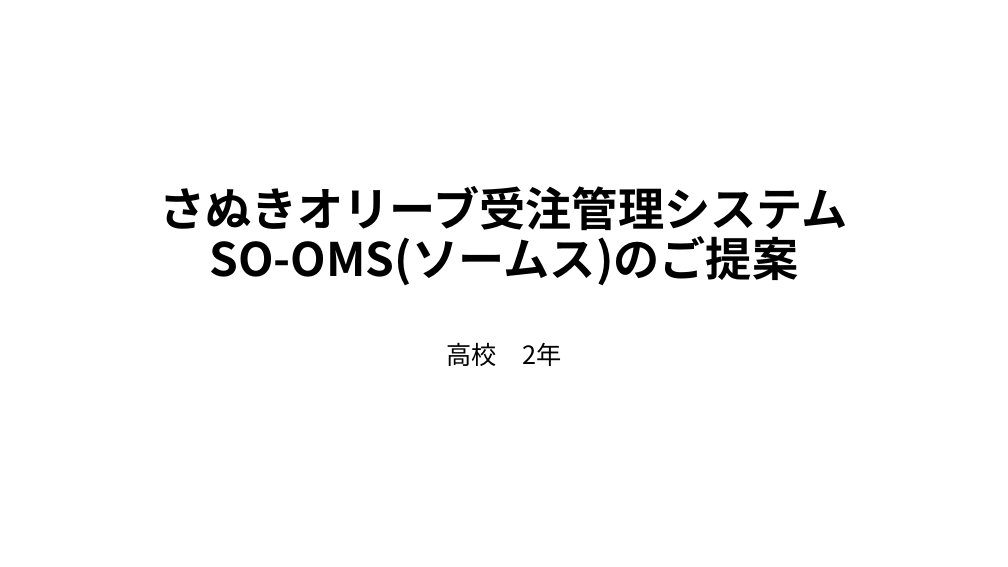
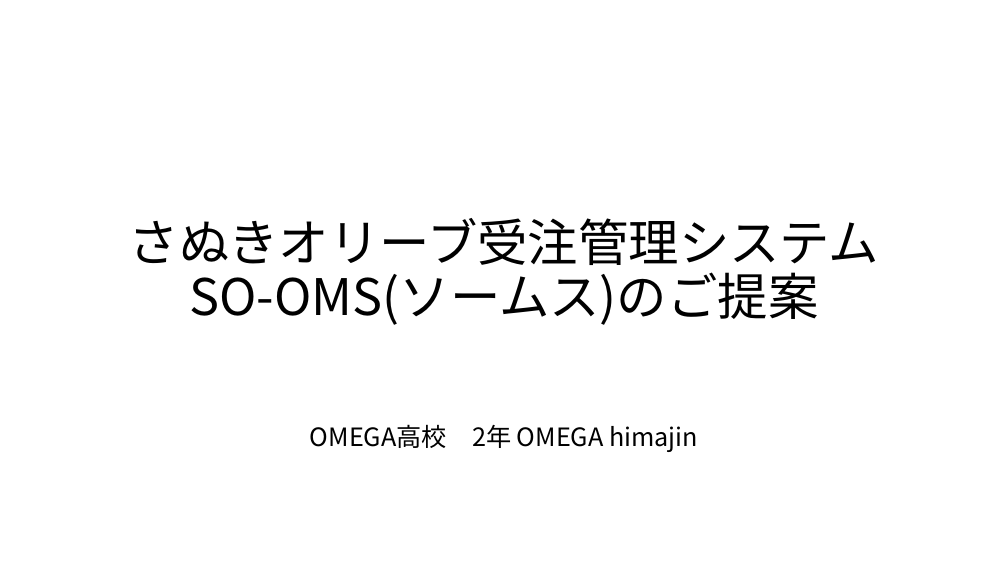
Before and after one commit to ASK-STEM-official/20_Jakunen_Demo, a slide deck: slide 1 of docs/業務用IT_プレゼン.pptx. Drawn at 1008x567 pixels with LibreOffice and Linux fonts; fonts in the diff are those of the drawing. Boxes give left, top, right and bottom in pixels: in the first picture for what was removed or moved away, otherwise in the second. Text is boxed around its words. In the diff, an @@ line names an element or a change of style, - is before the commit and + after.

```diff
--- a/docs/業務用IT_プレゼン.pptx
+++ b/docs/業務用IT_プレゼン.pptx
@@ title "さぬきオリーブ受注管理システム SO-OMS(ソームス)のご提案": place and size @@
-title "さぬきオリーブ受注管理システム SO-OMS(ソームス)のご提案" at [160,186,848,285]
+title "さぬきオリーブ受注管理システム SO-OMS(ソームス)のご提案" at [129,218,879,325]
@@ title "さぬきオリーブ受注管理システム SO-OMS(ソームス)のご提案" at [129,218,879,325]: size 44 to 48 pt, bold off @@
@@ subtitle at [310,424,698,452]: text changed @@
-高校 2年
+OMEGA高校 2年 OMEGA himajin
```
Also in this commit, not shown: 6 other slides changed, 1 slide removed, 1 other file.
